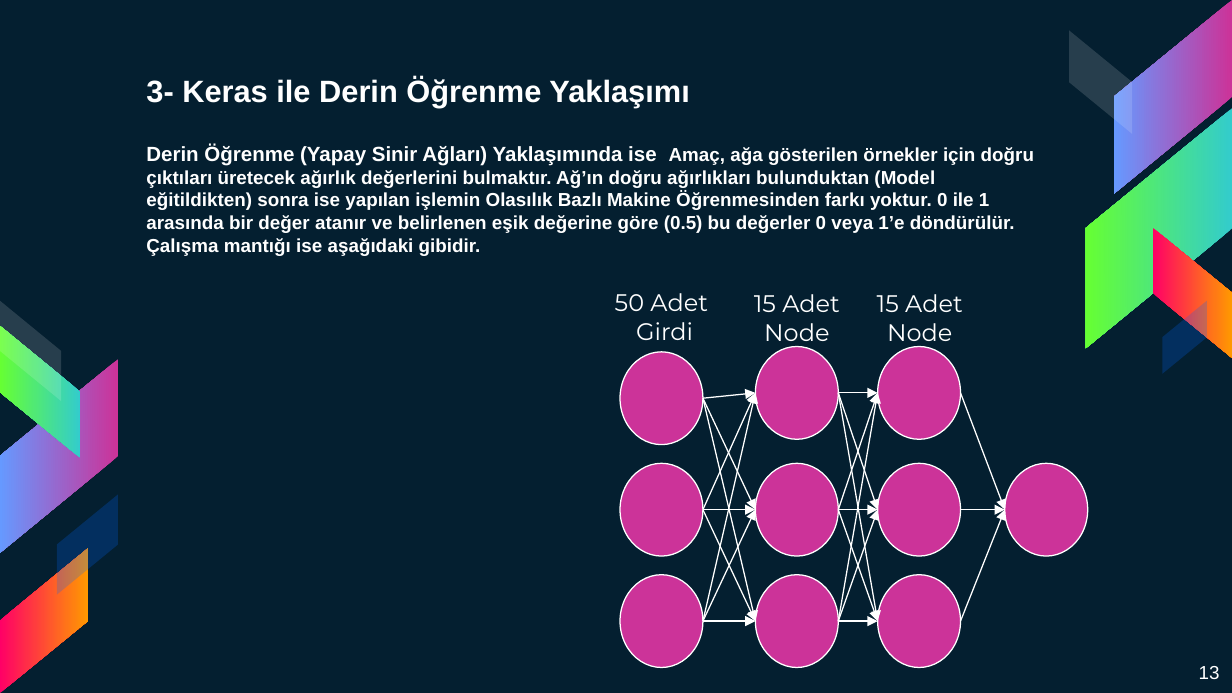
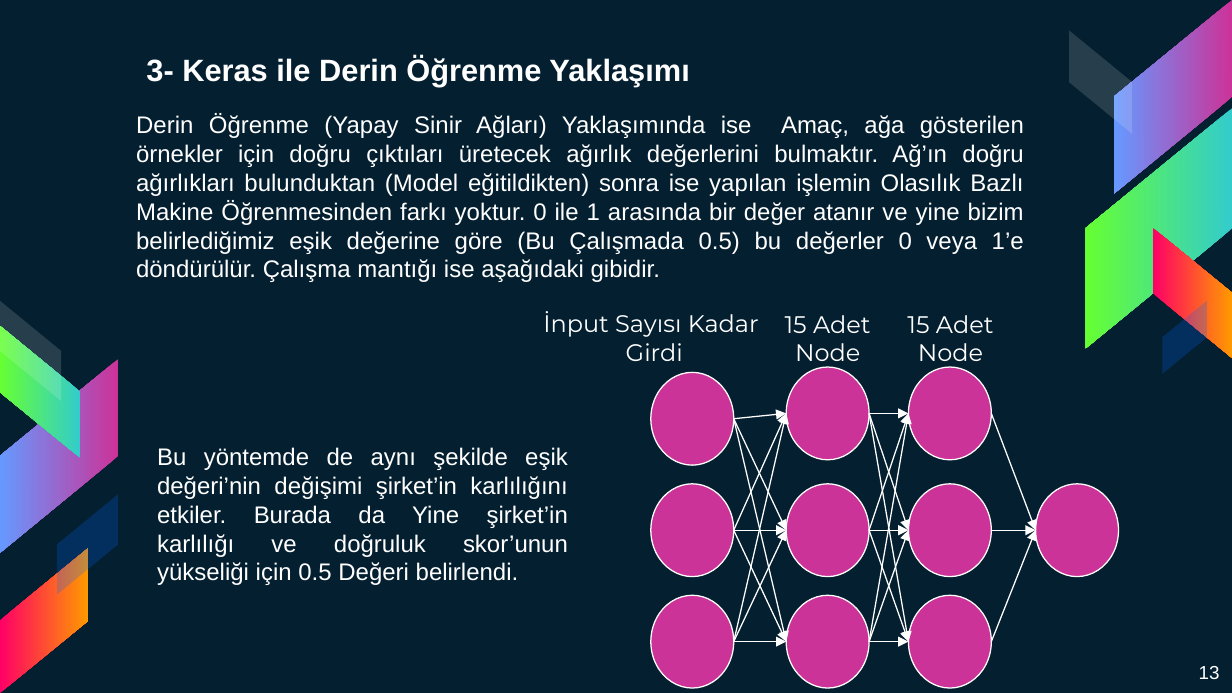
Before and after one commit to brokt/Detective-Churn, a slide deck: slide 13 of Presentation/Detective Churn Sunum.pptx. Drawn at 1232x693 pixels with LibreOffice and Linux fonts; fonts in the diff are those of the drawing. Boxes give left, top, right and bottom in pixels: in the first picture for what was removed or moved away, otherwise in the second. Text is boxed around its words. In the diff, an @@ line names an element or a change of style, - is before the commit and + after.

```diff
--- a/Presentation/Detective Churn Sunum.pptx
+++ b/Presentation/Detective Churn Sunum.pptx
@@ title "3- Keras ile Derin Öğrenme ...": place and size @@
-title "3- Keras ile Derin Öğrenme ..." at <box>146,77,689,107</box>
+title "3- Keras ile Derin Öğrenme ..." at <box>146,57,689,87</box>
@@ text at <box>136,114,1024,254</box>: text changed; size 11 to 14 pt; bold off @@
-Derin Öğrenme (Yapay Sinir Ağları) Yaklaşımında ise Amaç, ağa gösterilen örnekler için doğru çıktıları üretecek ağırlık değerlerini bulmaktır. Ağ’ın doğru ağırlıkları bulunduktan (Model eğitildikten) sonra ise yapılan işlemin Olasılık Bazlı Makine Öğrenmesinden farkı yoktur. 0 ile 1 arasında bir değer atanır ve belirlenen eşik değerine göre (0.5) bu değerler 0 veya 1’e döndürülür. Çalışma mantığı ise aşağıdaki gibidir.
+Derin Öğrenme (Yapay Sinir Ağları) Yaklaşımında ise Amaç, ağa gösterilen örnekler için doğru çıktıları üretecek ağırlık değerlerini bulmaktır. Ağ’ın doğru ağırlıkları bulunduktan (Model eğitildikten) sonra ise yapılan işlemin Olasılık Bazlı Makine Öğrenmesinden farkı yoktur. 0 ile 1 arasında bir değer atanır ve yine bizim belirlediğimiz eşik değerine göre (Bu Çalışmada 0.5) bu değerler 0 veya 1’e döndürülür. Çalışma mantığı ise aşağıdaki gibidir.
@@ text removed at <box>615,293,708,340</box> @@
-50 Adet
-Girdi
@@ text added at <box>543,311,759,361</box>, 14 pt, text #FFFFFF @@
+İnput Sayısı Kadar
+Girdi
@@ arrow moved from (703, 398) - (755, 510) to (734, 530) - (786, 414) @@
@@ arrow moved from (703, 510) - (755, 393) to (734, 419) - (786, 530) @@
@@ text added at <box>157,447,568,585</box>, 14 pt, text #FFFFFF @@
+Bu yöntemde de aynı şekilde eşik değeri’nin değişimi şirket’in karlılığını etkiler. Burada da Yine şirket’in karlılığı ve doğruluk skor’unun yükseliği için 0.5 Değeri belirlendi.
@@ 19 arrows, 10 ellipses, 2 texts: place and size @@
-19 arrows, 10 ellipses, 2 texts at <box>620,294,1088,668</box>
+19 arrows, 10 ellipses, 2 texts at <box>650,315,1119,687</box>
```
Also in this commit, not shown: 12 other slides changed, 2 slides added, 2 slides removed.
